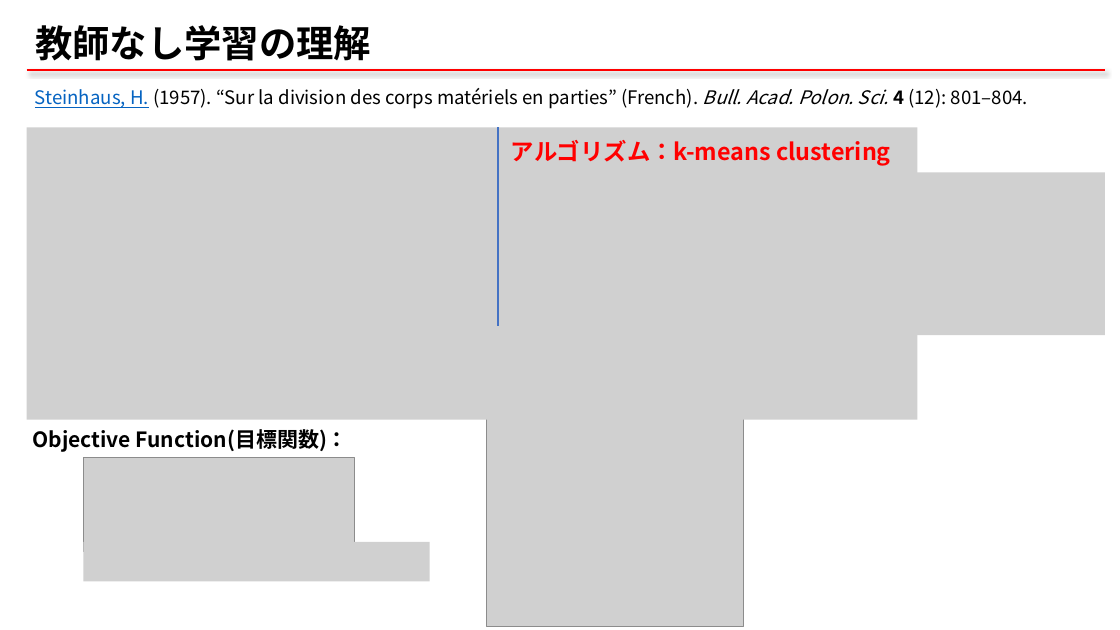
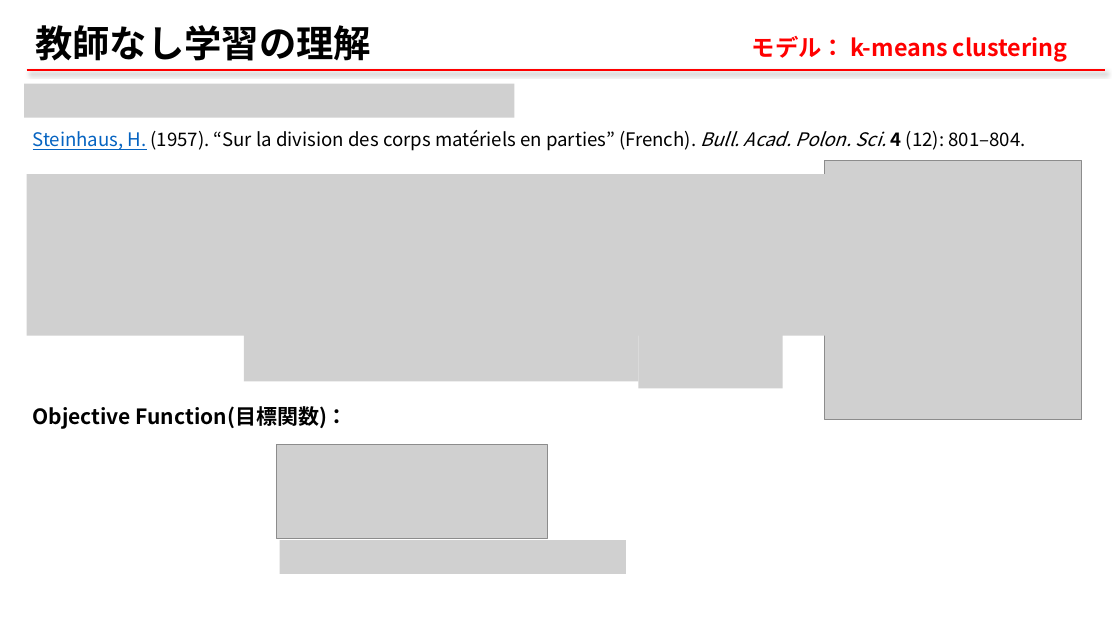
Before and after one commit to qqinxl2015/machine-learning-basic, a slide deck: slide 21 of _ML_00_start.pptx. Drawn at 1120x630 pixels with LibreOffice and Linux fonts; fonts in the diff are those of the drawing; grey boxes stand for pictures. Boxes give left, top, right and bottom in pixels: in the first picture for what was removed or moved away, otherwise in the second. Text is boxed around its words. In the diff, an @@ line names an element or a change of style, - is before the commit and + after.

```diff
--- a/_ML_00_start.pptx
+++ b/_ML_00_start.pptx
@@ text added at (752,36,1068,62), 20 pt, text #FF0000, bold @@
+モデル： k-means clustering
@@ picture added at (24,84,515,118) @@
@@ text "Steinhaus, H. (1957). “Sur la ...": place and size @@
-text "Steinhaus, H. (1957). “Sur la ..." at (35,88,1028,109)
+text "Steinhaus, H. (1957). “Sur la ..." at (33,130,1026,151)
@@ line removed from (498, 128) to (498, 326) @@
@@ text removed at (511,140,891,166) @@
-アルゴリズム：k-means clustering
@@ picture: place and size @@
-picture at (27,128,918,420)
+picture at (27,174,856,335)
@@ picture removed at (502,172,1105,335) @@
@@ picture: place and size @@
-picture at (486,368,744,627)
+picture at (825,160,1082,419)
@@ picture added at (244,322,639,381) @@
@@ picture added at (639,308,783,388) @@
@@ text "Objective Function(目標関数)：": place and size @@
-text "Objective Function(目標関数)：" at (33,429,348,452)
+text "Objective Function(目標関数)：" at (33,406,348,429)
@@ picture: place and size @@
-picture at (83,458,354,552)
+picture at (276,445,547,539)
@@ picture: place and size @@
-picture at (83,542,429,581)
+picture at (280,540,626,574)
```
Also in this commit, not shown: 6 other slides changed, 1 slide added, 1 slide removed, 2 other files.
